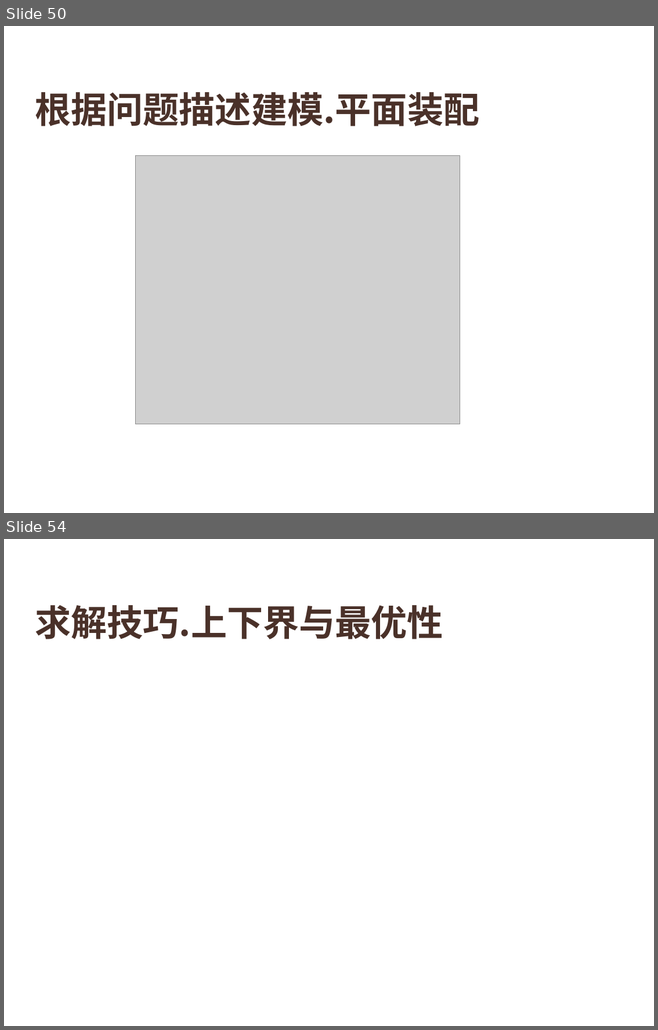
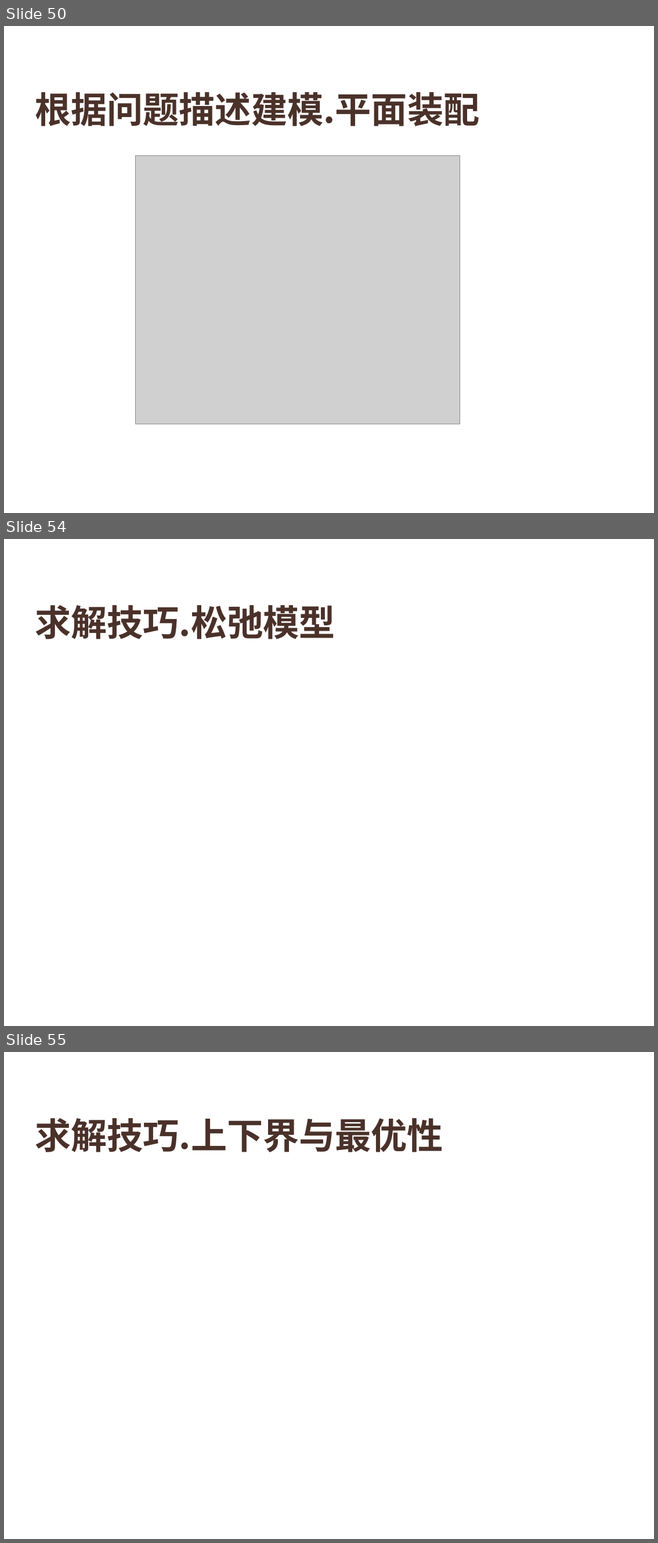
Before and after one commit to HUST-Smart/Training, a slide deck: [1.4] 组合优化问题的数学建模.pptx. Shown one above the other, each under a label of ours: slides 50 and 54 before the commit, slides 50, 54 and 55 after it; the slides between them are not shown. The pictures are 658x1030 and 658x1543 pixels, drawn with LibreOffice and Linux fonts; fonts in the diff are those of the drawing; grey boxes stand for pictures; background and template pictures are left out. Boxes give left, top, right and bottom in pixels: in the first picture for what was removed or moved away, otherwise in the second. Text is boxed around its words. In the diff, an @@ line names an element or a change of style, - is before the commit and + after.

```diff
--- a/[1.4] 组合优化问题的数学建模.pptx
+++ b/[1.4] 组合优化问题的数学建模.pptx
@@ slide 54 added at (4, 539, 654, 1026), background picture (left out) @@
@@ title added at (35, 605, 335, 639), 40 pt, text #4A3128, bold @@
+求解技巧.松弛模型
@@ what was slide 54 is now slide 55 @@
```
Also in this commit, not shown: 4 slides changed, 4 other slides added, 2 other files.
